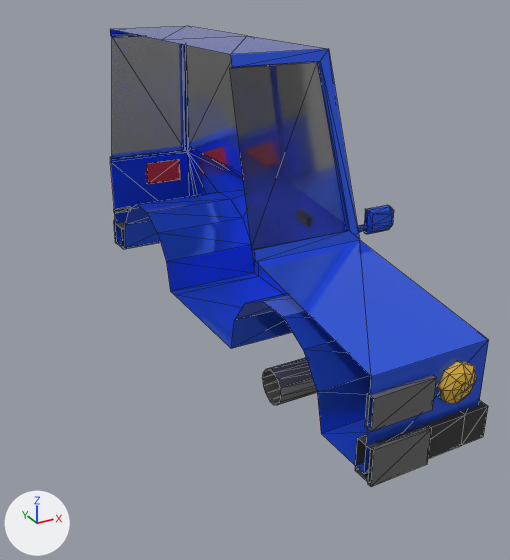
What one commit did to the glTF model src/assets/3D_Models/Vehicles/car_1.gltf.
One viewpoint serves both versions: a 50 mm camera at (-1.97, -4.58, 2.95) aimed at (0.27, -0.5, 0.92). The lights are fixed; the arrows at lower left show +X, +Y and +Z. Mesh edges are drawn as thin lines. Where no turn or scale is listed for an object, it has been applied to the vertices. Vertices at the same position are counted once.
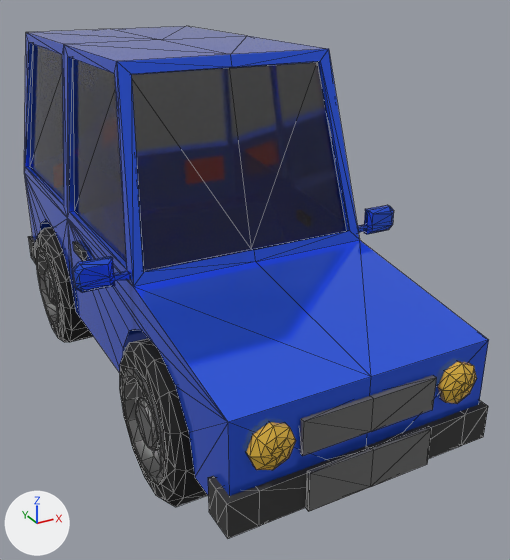
Commit message: added other half of the car

The change, as a list of edits to the scene's bpy script:
```text
Change me_plane:
    used by ob_plane; location = (0.0, 0.0, 1.496)
    remove me_plane.from_pydata(...)  # 252 vertices, 409 faces; spans x 0.0..1.11, y -2.27..1.9, z -1.04..1.0
    add me_plane.from_pydata(...)  # 445 vertices, 818 faces; spans x -1.11..1.11, y -2.27..1.9, z -1.04..1.0
    me_plane part 1: the loose piece of 53 vertices spanning x 0.8..1.11, y -0.97..-0.91, z -0.2..-0.03 is copied, and the copy is mirrored in x about the mesh origin; it spans x -1.11..-0.8, y -0.97..-0.91, z -0.2..-0.03
    me_plane part 2: a new loose piece, a box spanning x -0.831..-0.763, y -0.044..0.176, z -0.381..-0.312, in mat_bumber (black #363636)
    me_plane part 3: the loose piece of 32 vertices spanning x 0.46..0.71, y -2.27..-2.18, z -0.72..-0.47 is copied, and the copy is mirrored in x about the mesh origin; it spans x -0.71..-0.46, y -2.27..-2.18, z -0.72..-0.47
    me_plane part 4: 92 vertices added at x -0.83..-0.16, y -2.26..1.9, z -1.04..1.0
Change me_cylinder:
    used by ob_cylinder; location = (0.0, 0.0, 0.03)
    remove me_cylinder.from_pydata(...)  # 182 vertices, 348 faces; spans x 0.0..0.88, y -1.713..-0.714, z -0.021..0.952
    add me_cylinder.from_pydata(...)  # 700 vertices, 1392 faces; spans x -0.88..0.88, y -1.713..1.548, z -0.021..0.952
    me_cylinder part 5: a new loose piece of 350 vertices spanning x -0.88..0.88, y 0.549..1.548, z -0.021..0.952
    me_cylinder part 6
    98 vertices are added at x -0.88..-0.565, y -1.713..-0.714, z -0.021..0.952
    14 new vertices lie (-0.565, 0.0, 0.0) away from vertices in x 0.0, y -1.334..-1.094, z 0.349..0.583
    14 new vertices lie (0.209, 0.0, 0.0) away from vertices in x -0.817, y -1.713..-0.714, z -0.021..0.952
    14 new vertices lie (0.084, 0.0, 0.0) away from vertices in x -0.88, y -1.517..-0.91, z 0.17..0.761
    14 new vertices lie (0.05, 0.0, 0.0) away from vertices in x -0.846, y -1.375..-1.053, z 0.308..0.623
    14 new vertices lie (0.019, 0.0, 0.0) away from vertices in x -0.88, y -1.565..-0.863, z 0.123..0.808
    140 new faces join them, mat_tires (black #000000)
    208 new faces join them, mat_hub_cap (grey #a3a3a3)
```

What differs and where, as boxes (x1, y1, x2, y2) in the pictures (510 x 560 px):
'Plane', reshaped (23% wider, 11% taller)
    before: (110, 26, 489, 487)
    after: (24, 26, 489, 538)
'Cylinder', reshaped
    before: (262, 358, 317, 405)
    after: (35, 227, 207, 507)
part 1 of me_plane, added
    after: (72, 256, 130, 293)
part 2 of me_plane, added
    after: (73, 241, 87, 261)
part 3 of me_plane, added
    after: (246, 422, 296, 470)
part 4 of me_plane, added
    after: (24, 29, 374, 538)
part 5 of me_cylinder, added
    after: (35, 227, 93, 342)
part 6 of me_cylinder, added
    after: (120, 338, 207, 507)
